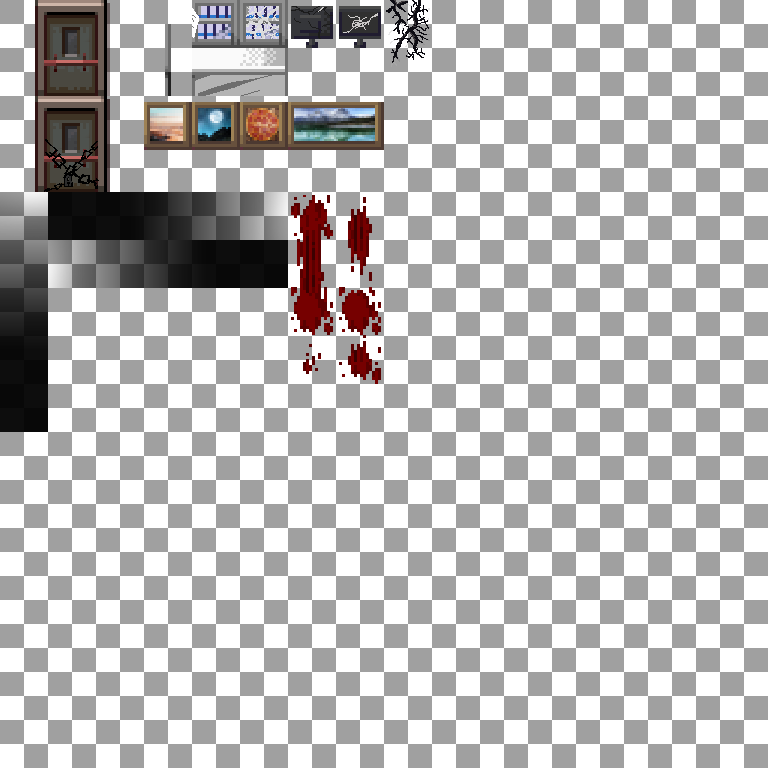
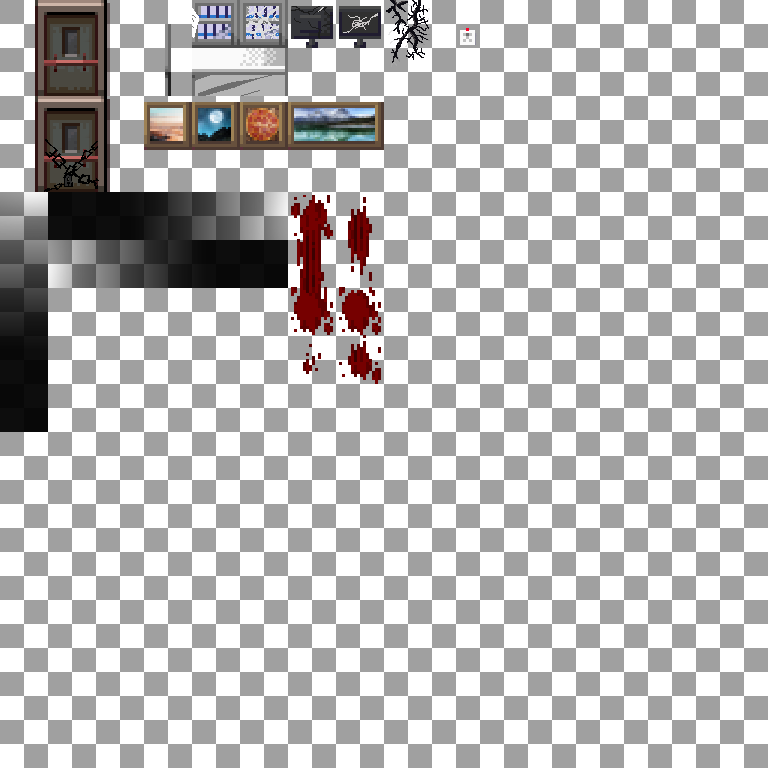
Before/after of a 768 × 768 layered artwork. What changed in the layer stack:
added layer "Layer 7" above "Layer 8" over <box>460,28,477,45</box>
